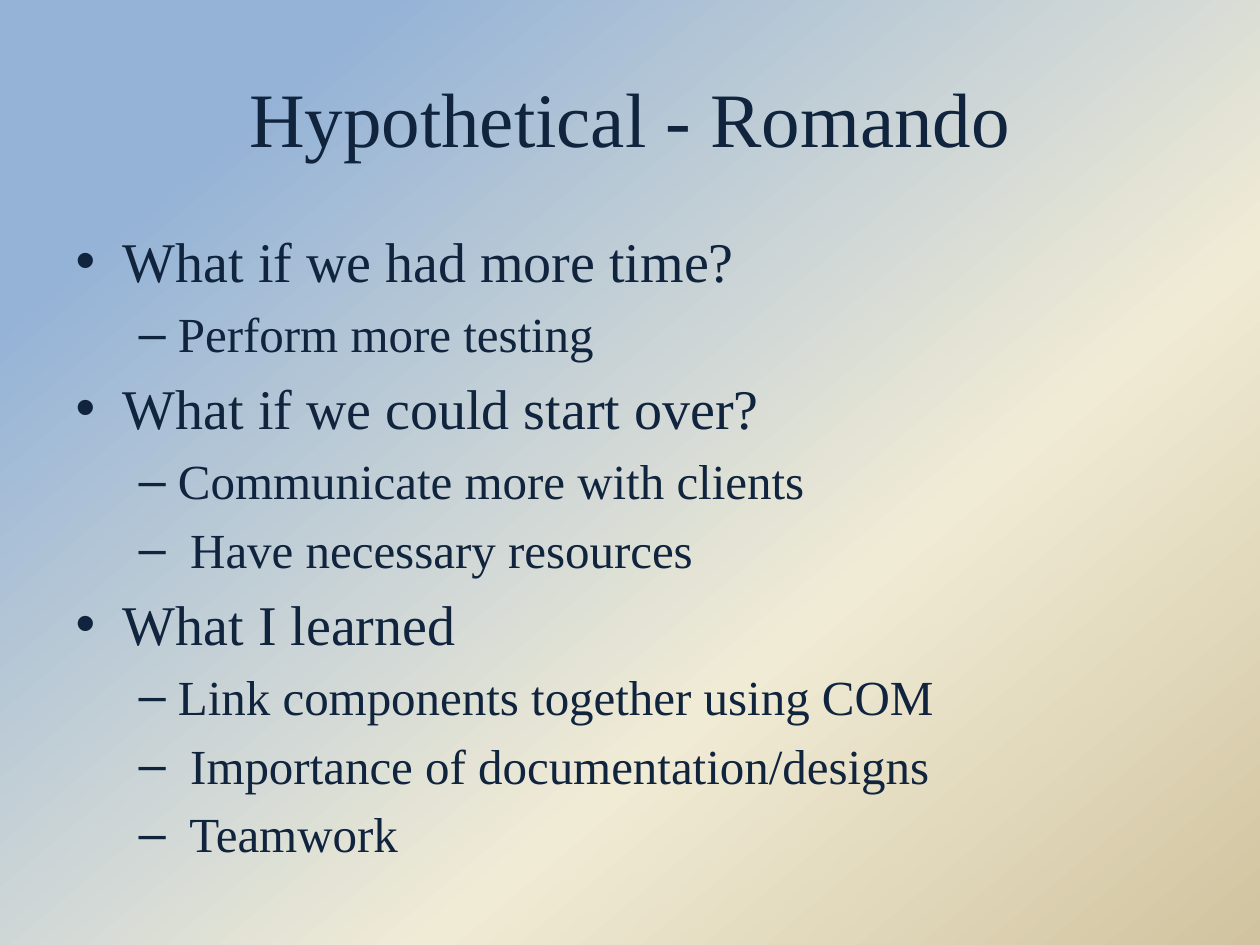
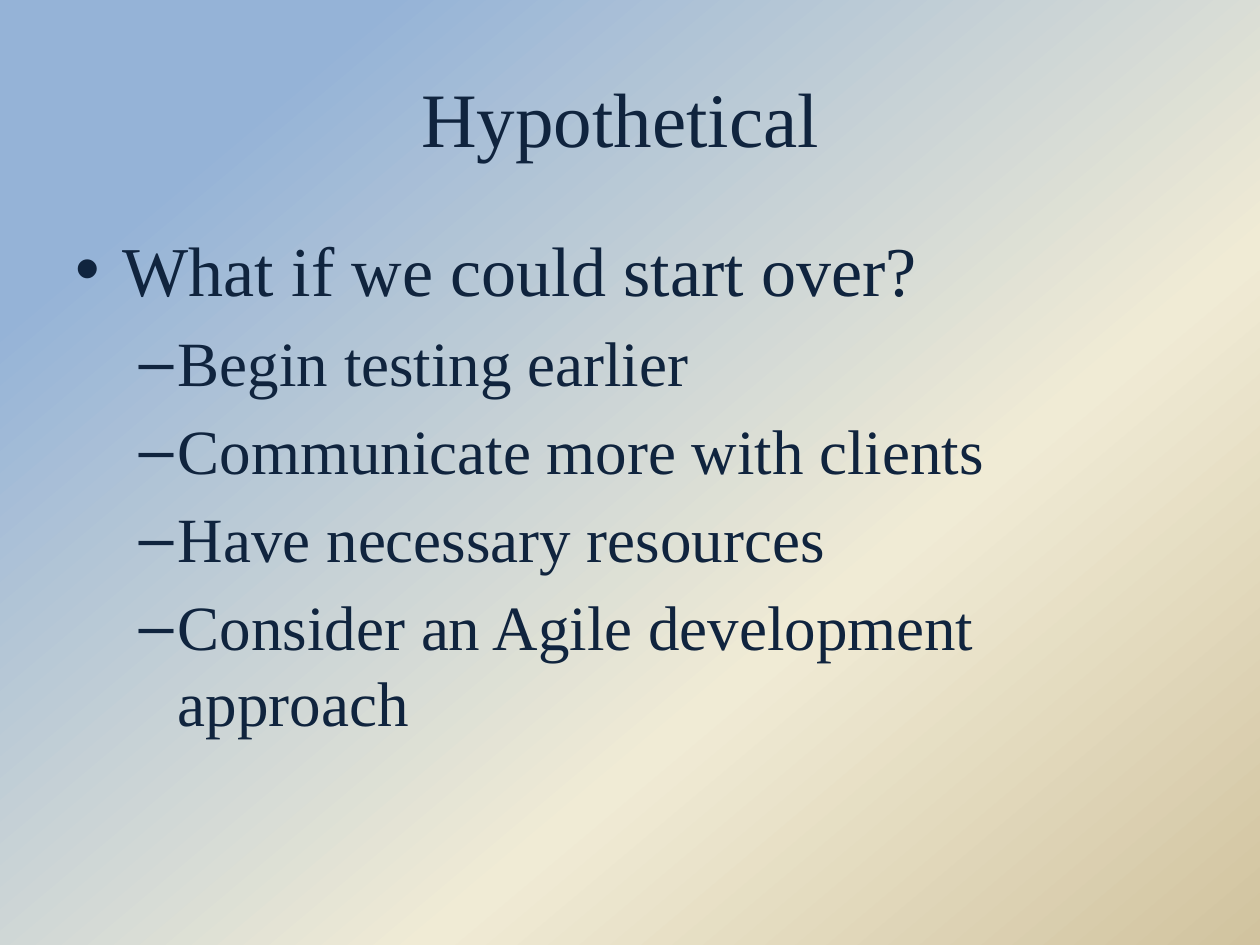
Before and after one commit to Hdtran89/ImageProcessing, a slide deck: slide 19 of A Team Documents/Final presentation.pptx (slide 20 before the commit). Drawn at 1260x945 pixels with LibreOffice and Linux fonts; fonts in the diff are those of the drawing; background and template pictures are left out. Boxes give left, top, right and bottom in pixels: in the first picture for what was removed or moved away, otherwise in the second. Text is boxed around its words. In the diff, an @@ line names an element or a change of style, - is before the commit and + after.

Commit message:
Updated Final Presentation to what we showed

```diff
--- a/A Team Documents/Final presentation.pptx
+++ b/A Team Documents/Final presentation.pptx
@@ title at box(421, 93, 818, 162): text changed @@
-Hypothetical - Romando
+Hypothetical
@@ text at box(123, 242, 733, 362): paragraphs removed @@
-• What if we had more time?
-  – Perform more testing
@@ text at box(123, 247, 983, 575): size 32 to 40 pt in "What if we could start over?"; size 28 to 36 pt in "Communicate more with clients", "Have necessary resources"; more space between paragraphs @@
@@ text at box(178, 342, 689, 398): paragraph added @@
+  – Begin testing earlier
@@ text at box(178, 606, 973, 738): text changed; size 28 to 36 pt @@
-• What I learned
-  – Link components together using COM
-  – Importance of documentation/designs
-  – Teamwork
+  – Consider an Agile development approach
```
Also in this commit, not shown: 6 other slides changed, 2 slides removed, 4 other files.
